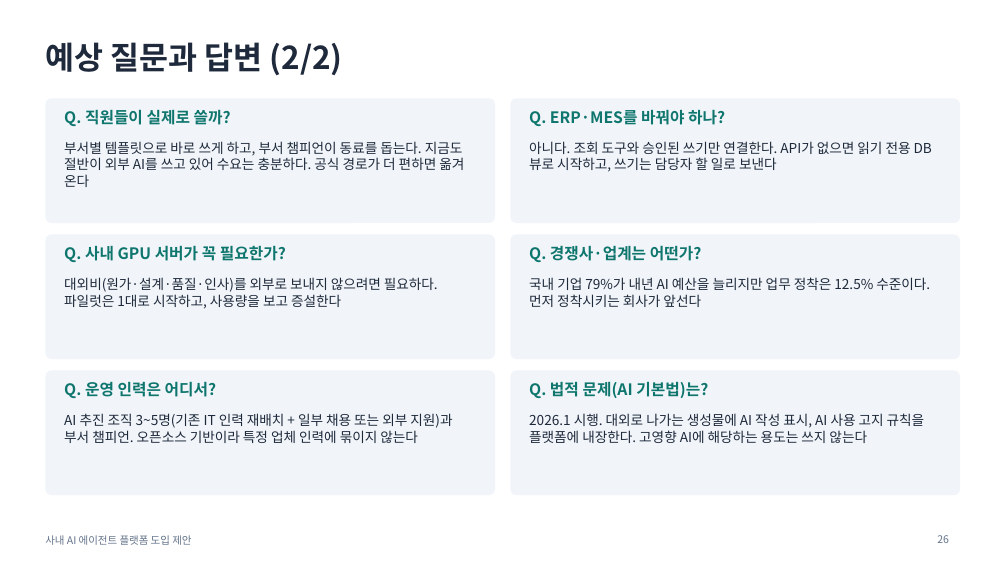
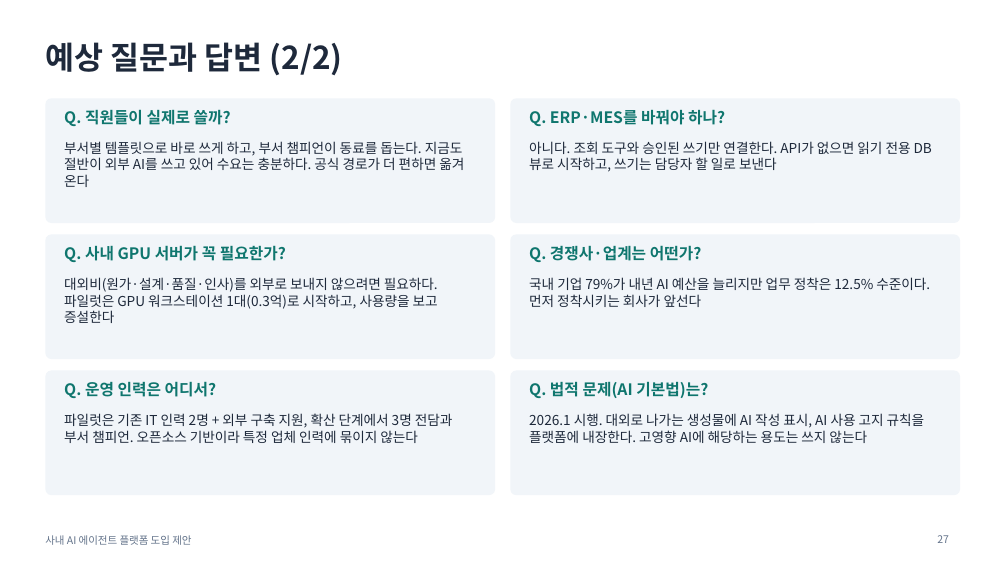
Before and after one commit to lucky-sugar-park/tech-review, a slide deck: slide 27 of proposal/ai-agent-platform-proposal-v2.pptx (slide 26 before the commit). Drawn at 1008x567 pixels with LibreOffice and Linux fonts; fonts in the diff are those of the drawing. Boxes give left, top, right and bottom in pixels: in the first picture for what was removed or moved away, otherwise in the second. Text is boxed around its words. In the diff, an @@ line names an element or a change of style, - is before the commit and + after.

```diff
--- a/proposal/ai-agent-platform-proposal-v2.pptx
+++ b/proposal/ai-agent-platform-proposal-v2.pptx
@@ text at (64, 277, 438, 323): text changed @@
-대외비(원가·설계·품질·인사)를 외부로 보내지 않으려면 필요하다. 파일럿은 1대로 시작하고, 사용량을 보고 증설한다
+대외비(원가·설계·품질·인사)를 외부로 보내지 않으려면 필요하다. 파일럿은 GPU 워크스테이션 1대(0.3억)로 시작하고, 사용량을 보고 증설한다
@@ text at (64, 413, 453, 443): text changed @@
-AI 추진 조직 3~5명(기존 IT 인력 재배치 + 일부 채용 또는 외부 지원)과 부서 챔피언. 오픈소스 기반이라 특정 업체 인력에 묶이지 않는다
+파일럿은 기존 IT 인력 2명 + 외부 구축 지원, 확산 단계에서 3명 전담과 부서 챔피언. 오픈소스 기반이라 특정 업체 인력에 묶이지 않는다
@@ page number at (937, 535, 949, 543): text changed @@
-26
+27
```
Also in this commit, not shown: 7 other slides changed, 3 slides added, 2 slides removed, 4 other files.
